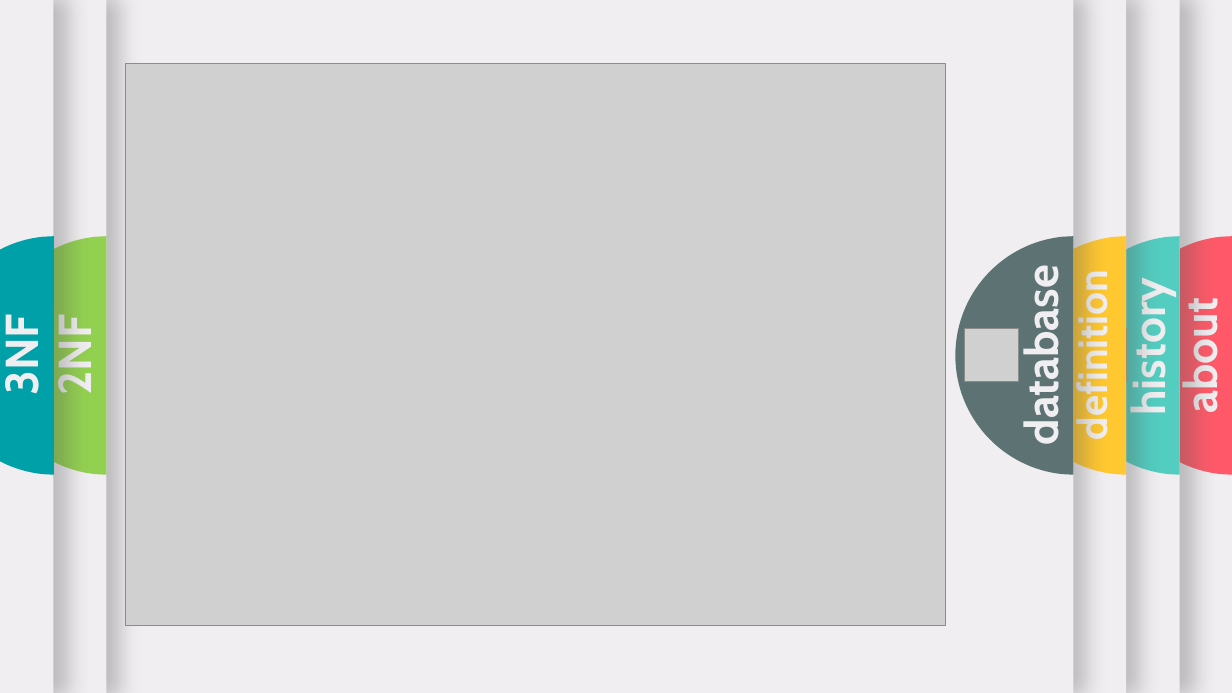
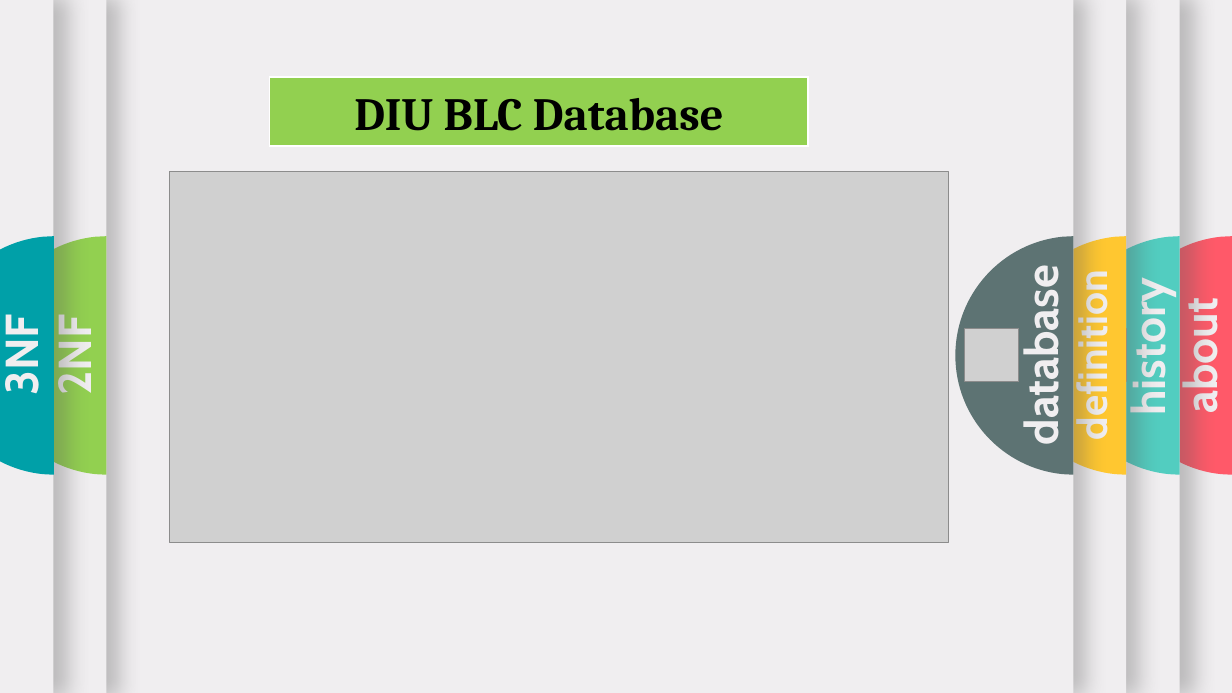
Before and after one commit to neamoth/DatabasePresentation, a slide deck: slide 5 of UltimateSleeping.pptx. Drawn at 1232x693 pixels with LibreOffice and Linux fonts; fonts in the diff are those of the drawing; grey boxes stand for pictures; background and template pictures are left out. Boxes give left, top, right and bottom in pixels: in the first picture for what was removed or moved away, otherwise in the second. Text is boxed around its words. In the diff, an @@ line names an element or a change of style, - is before the commit and + after.

```diff
--- a/UltimateSleeping.pptx
+++ b/UltimateSleeping.pptx
@@ rectangle added at (270,77,809,146), fill #92D050, outline #FFFFFF 1.5 pt, 36 pt, text #000000, bold @@
+DIU BLC Database
@@ picture: place and size @@
-picture at (125,64,945,626)
+picture at (170,172,949,543)
```
Also in this commit, not shown: 5 other slides changed, 1 slide added, 1 slide removed, 1 other file.
